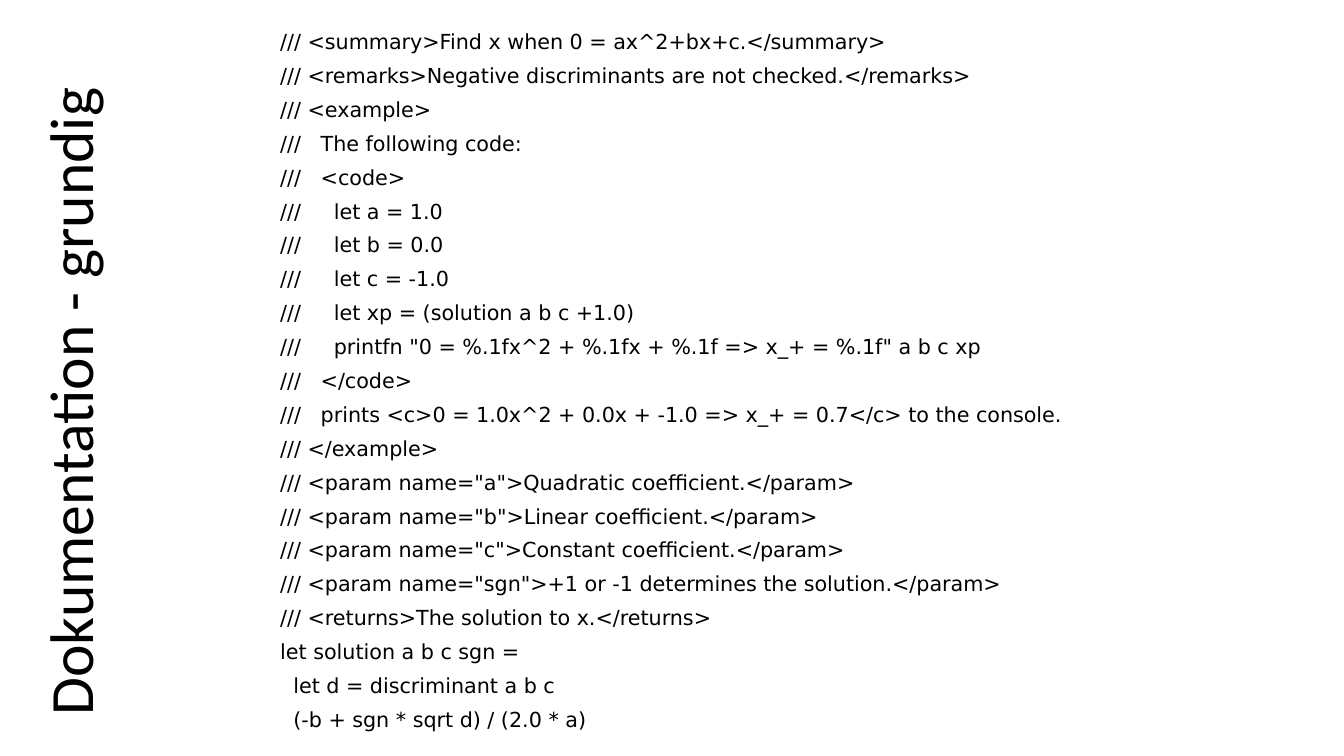
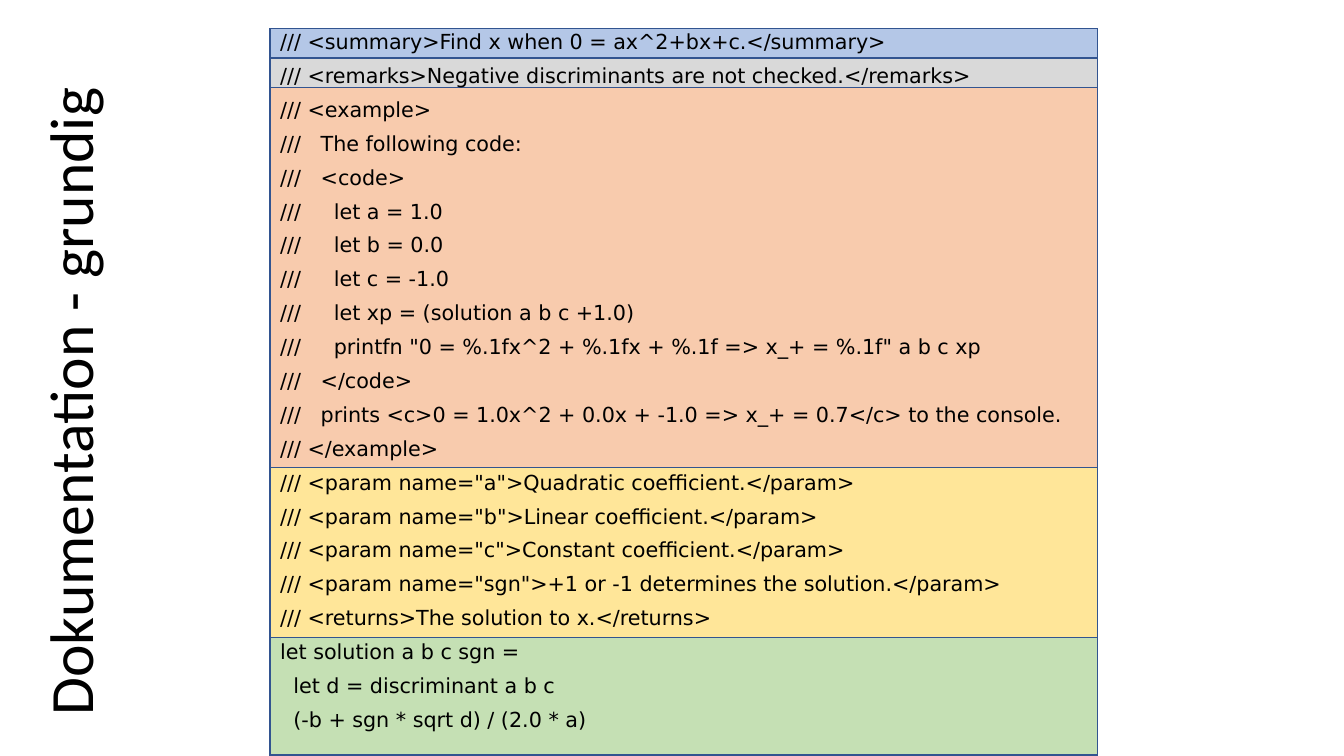
Before and after one commit to fisterloegsovs/pop22, a slide deck: slide 7 of lectures/3.2FunctionsNPrintf/lecture.pptx. Drawn at 1344x756 pixels with LibreOffice and Linux fonts; fonts in the diff are those of the drawing. Boxes give left, top, right and bottom in pixels: in the first picture for what was removed or moved away, otherwise in the second. Text is boxed around its words. In the diff, an @@ line names an element or a change of style, - is before the commit and + after.

```diff
--- a/lectures/3.2FunctionsNPrintf/lecture.pptx
+++ b/lectures/3.2FunctionsNPrintf/lecture.pptx
@@ rectangle added at (270,28,1098,637), fill #B4C7E7, outline #325491 1 pt @@
@@ rectangle added at (270,58,1098,88), fill #D9D9D9, outline #325491 1 pt @@
@@ rectangle added at (270,88,1098,468), fill #F8CBAD, outline #325491 1 pt @@
@@ rectangle added at (270,468,1098,638), fill #FFE699, outline #325491 1 pt @@
@@ rectangle added at (270,637,1098,754), fill #C5E0B4, outline #325491 1 pt @@
```
Also in this commit, not shown: 5 other slides changed, 8 slides added, 1 slide removed, 14 other files.
